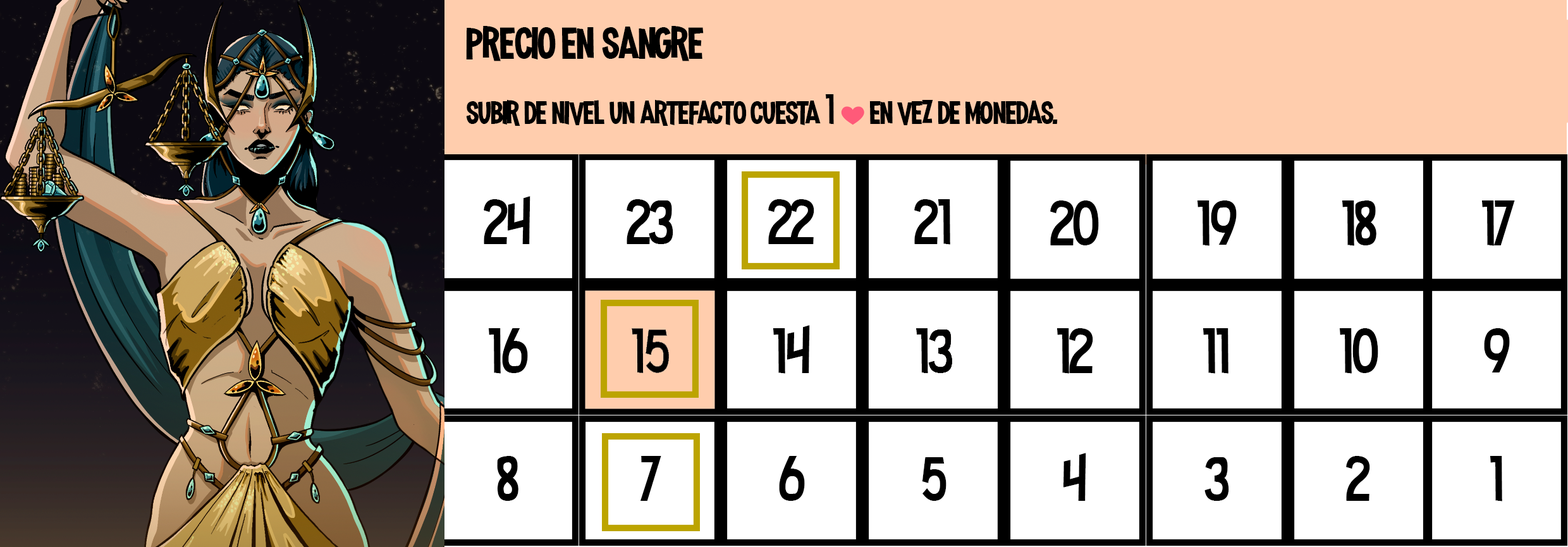
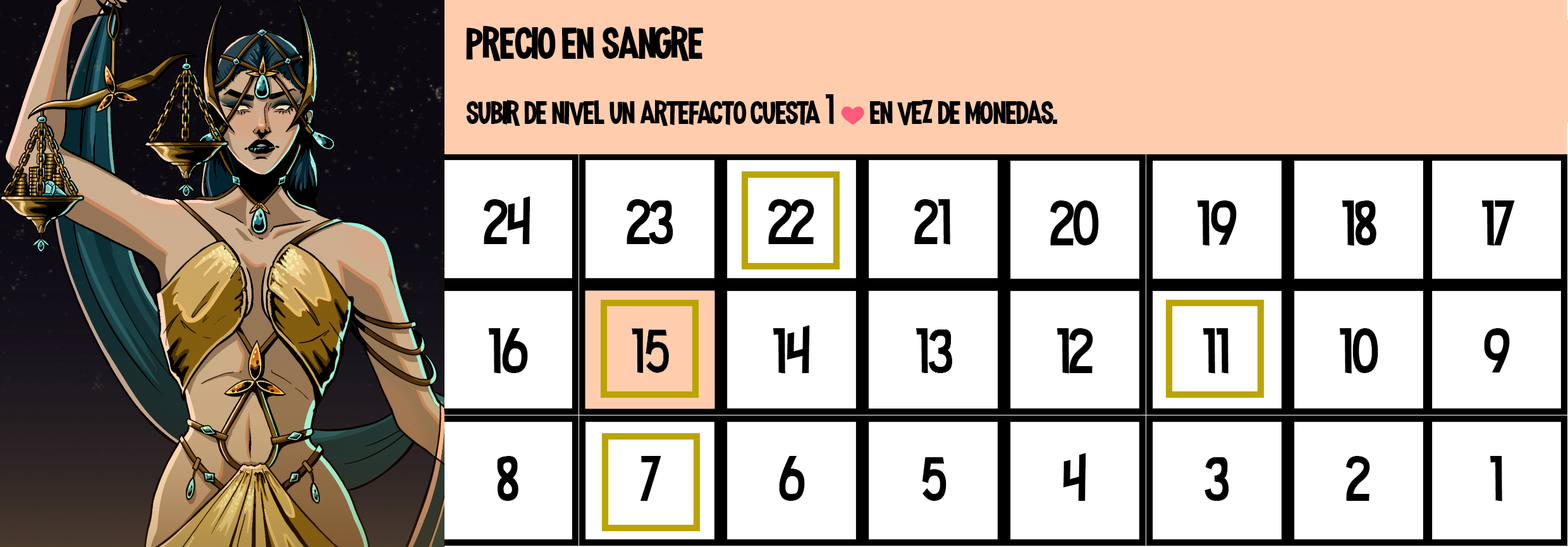
Layer changes from the first w=1568, h=547 image to the second:
added layer "Rectángulo 1" (1st of 4) above "Capa 5" over box(1165, 299, 1264, 398)